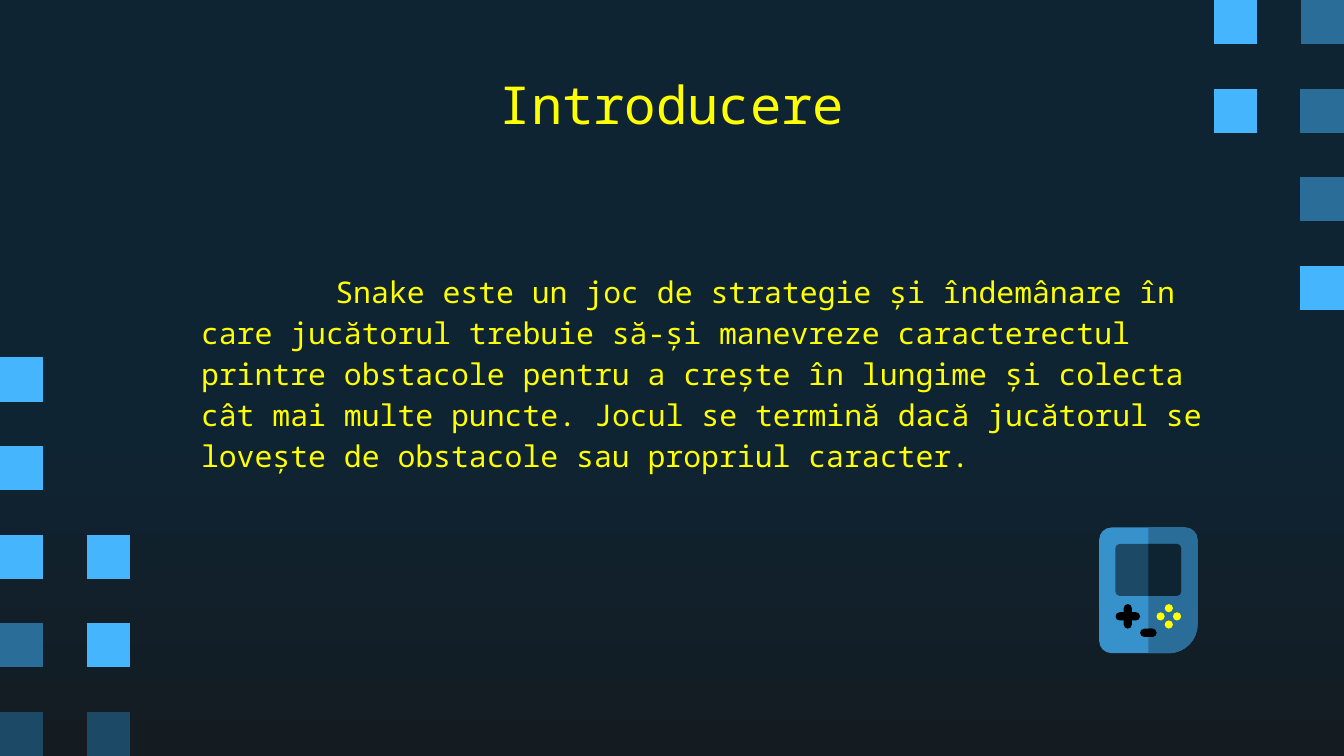
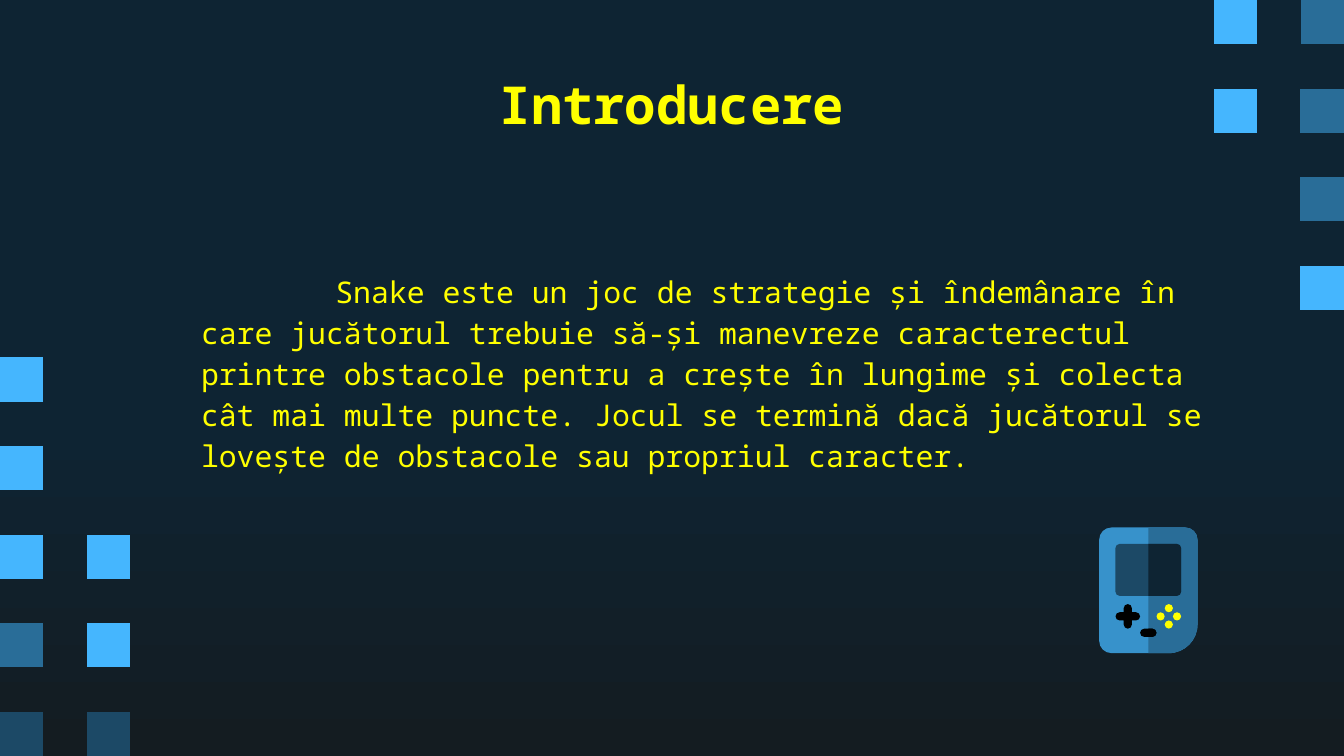
Before and after one commit to not-andrew/Python101_snake, a slide deck: slide 3 of Prezentare.pptx. Drawn at 1344x756 pixels with LibreOffice and Linux fonts; fonts in the diff are those of the drawing. Boxes give left, top, right and bottom in pixels: in the first picture for what was removed or moved away, otherwise in the second. Text is boxed around its words. In the diff, an @@ line names an element or a change of style, - is before the commit and + after.

```diff
--- a/Prezentare.pptx
+++ b/Prezentare.pptx
@@ title "Introducere" at <box>500,84,844,125</box>: bold on @@
```
Also in this commit, not shown: 2 other slides changed, 6 slides added, 7 slides removed.
